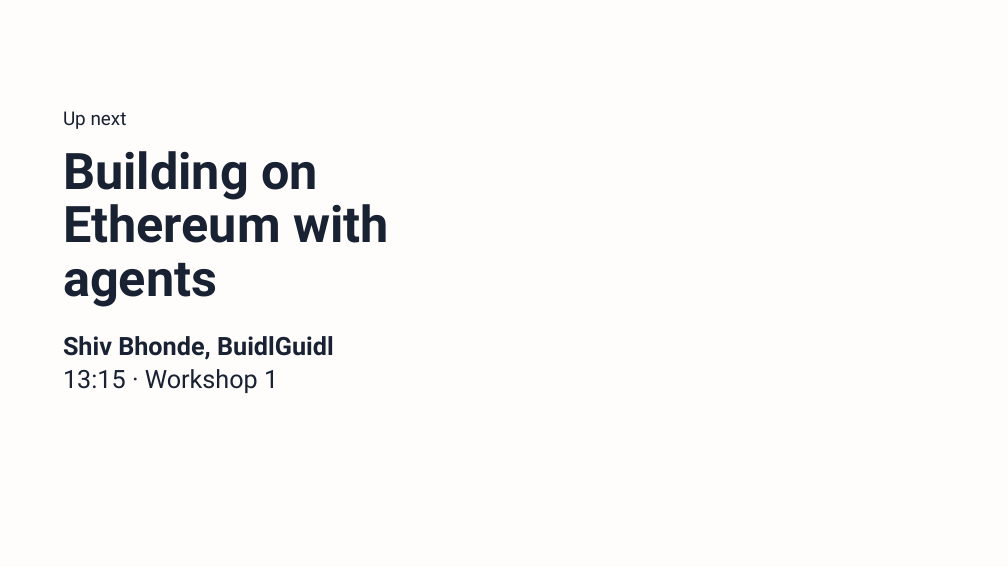
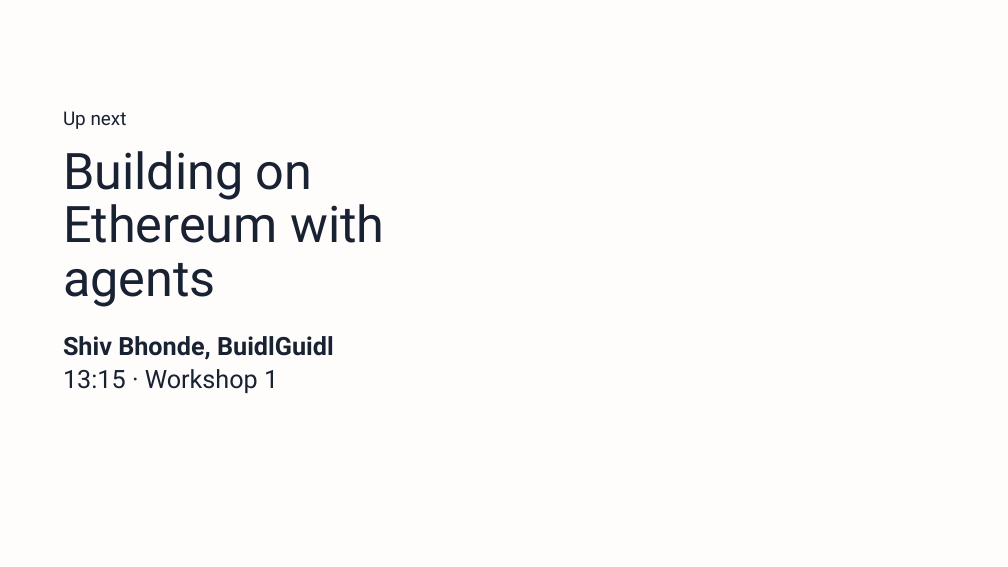
Before and after one commit to technophile-04/devcon-8-mumbai, a slide deck: slide 11 of template/buidlguidl-devcon8.pptx. Drawn at 1008x567 pixels with LibreOffice and Linux fonts; fonts in the diff are those of the drawing; background and template pictures are left out. Boxes give left, top, right and bottom in pixels: in the first picture for what was removed or moved away, otherwise in the second. Text is boxed around its words. In the diff, an @@ line names an element or a change of style, - is before the commit and + after.

```diff
--- a/template/buidlguidl-devcon8.pptx
+++ b/template/buidlguidl-devcon8.pptx
@@ title "Building on Ethereum with agents" at bbox=[63, 151, 384, 307]: bold off @@
```
Also in this commit, not shown: 10 other slides changed, 17 other files.
